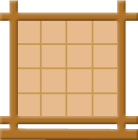
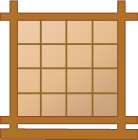
Two versions of the same layered image (w=138, h=140). Layer-by-layer changes:
painted on "Фигура 35 (копия)" over [16, 18, 118, 119]
